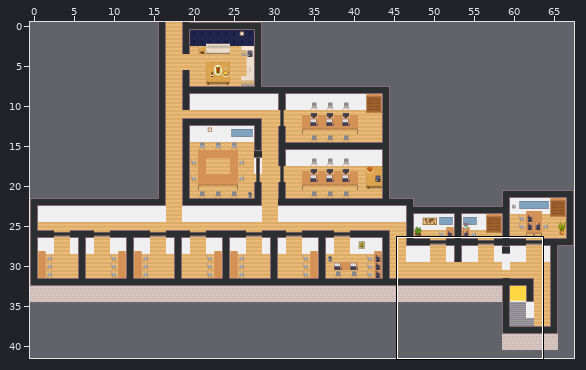
Two versions of a level (Tiled map (JSON), I_OG.tmj). The picture above shows the old version from afar; the outline marks the close-up.
Close-up. Before the edit:
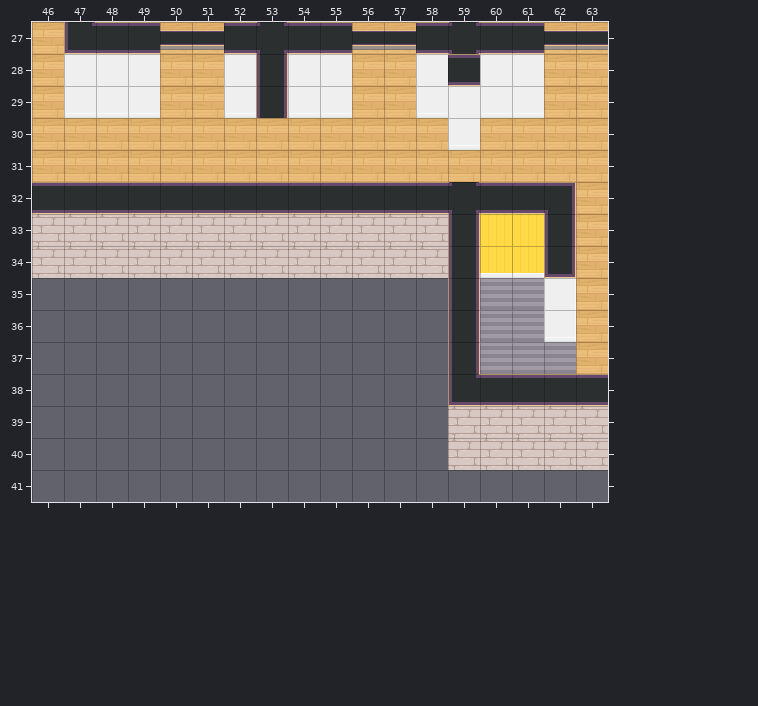
Cells are 32x32 px. Shown: x 46..63, y 27..41. The commit also changed other parts of the map, which this record leaves out. The old version is drawn lined up with the new one.
Once edited:
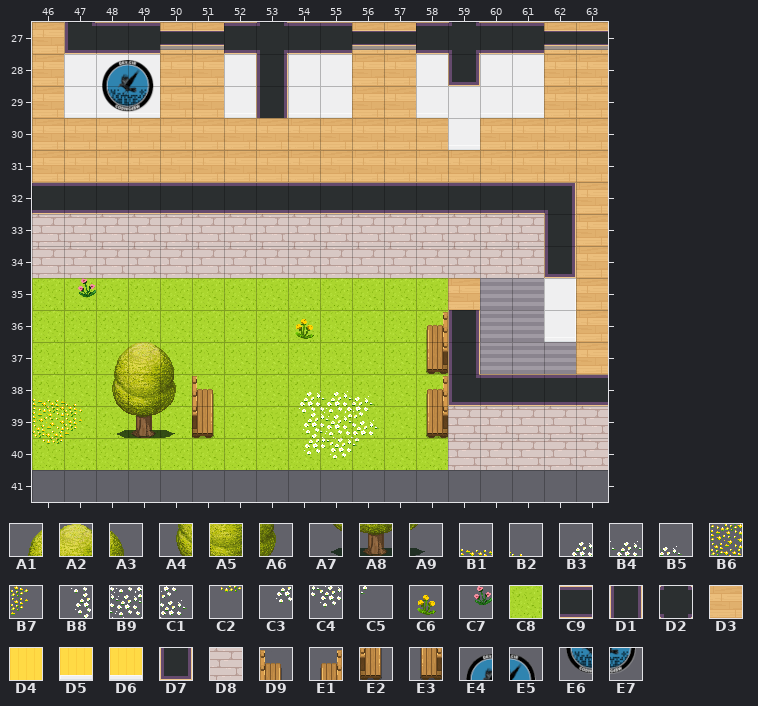
Key: from "WA_Exterior": A1 81, A2 82, A3 83, A4 106, A5 107, A6 108, A7 131, A8 132, A9 133, B1 501, B2 502, B3 503, B4 504, B5 505, B6 526, B7 527, B8 528, B9 529, C1 530, C2 551, C3 553, C4 554, C5 555, C6 601, C7 606, C8 627; from "WA_Room_Builder": C9 94, D1 102, D2 137, D3 171, D4 244, D5 269, D6 270, D7 271, D8 393; from "WA_Seats": D9 146, E1 147, E2 159, E3 160; from "devcir_logo": E4 0, E5 1, E6 2, E7 3.
__ is an empty cell, .. an unchanged one.
Change:
everything moved by +59,+40 cells (the old picture is shown already moved)
--- layer "floor/floor1"
@@ x 46..59 @@
-35 __ __ __ __ __ __ __ __ __ __ __ __ __ __
-36 __ __ __ __ __ __ __ __ __ __ __ __ __ ..
-37 __ __ __ __ __ __ __ __ __ __ __ __ __ ..
-38 __ __ __ .. __ __ __ __ __ __ __ __ __ ..
-39 __ __ __ __ __ __ __ __ __ __ __ __ __ ..
-40 __ __ __ __ __ __ __ __ __ __ __ __ __ ..
+35 C8 C8 C8 C8 C8 C8 C8 C8 C8 C8 C8 C8 C8 D3
+36 C8 C8 C8 C8 C8 C8 C8 C8 C8 C8 C8 C8 C8 ..
+37 C8 C8 C8 C8 C8 C8 C8 C8 C8 C8 C8 C8 C8 ..
+38 C8 C8 C8 .. C8 C8 C8 C8 C8 C8 C8 C8 C8 ..
+39 C8 C8 C8 C8 C8 C8 C8 C8 C8 C8 C8 C8 C8 ..
+40 C8 C8 C8 C8 C8 C8 C8 C8 C8 C8 C8 C8 C8 ..
--- layer "floor/floor2"
@@ x 46..58 @@
-35 .. __ .. .. .. .. .. .. .. .. .. .. ..
-36 .. .. .. .. .. .. .. .. __ .. .. .. __
-37 .. .. __ __ __ .. .. .. .. .. .. .. __
-38 __ __ __ __ __ __ .. .. __ __ __ .. __
-39 __ __ __ __ __ __ .. .. __ __ __ .. __
-40 __ .. .. .. .. .. .. .. __ __ __ .. ..
+35 .. C7 .. .. .. .. .. .. .. .. .. .. ..
+36 .. .. .. .. .. .. .. .. C6 .. .. .. E1
+37 .. .. A1 A2 A3 .. .. .. .. .. .. .. E3
+38 B1 B2 A4 A5 A6 D9 .. .. B3 B4 B5 .. E1
+39 B6 B7 A7 A8 A9 E2 .. .. B8 B9 C1 .. E3
+40 C2 .. .. .. .. .. .. .. C3 C4 C5 .. ..
--- layer "walls/walls1"
@@ x 59..59 @@
-28 C9
+28 D7
@@ x 59..61 @@
-32 D2 .. ..
-33 D1 D4 D4
-34 D1 D5 D6
-35 D1 .. ..
+32 C9 .. ..
+33 D8 D8 D8
+34 D8 D8 D8
+35 __ .. ..
--- layer "walls/walls2"
@@ x 48..49 @@
-28 __ __
-29 __ __
+28 E4 E5
+29 E6 E7
Changed places in both close-ups, as pixel boxes (x1, y1, x2, y2):
added: (102, 60, 154, 112)
changed: (448, 54, 480, 85)
changed: (32, 182, 544, 470)
